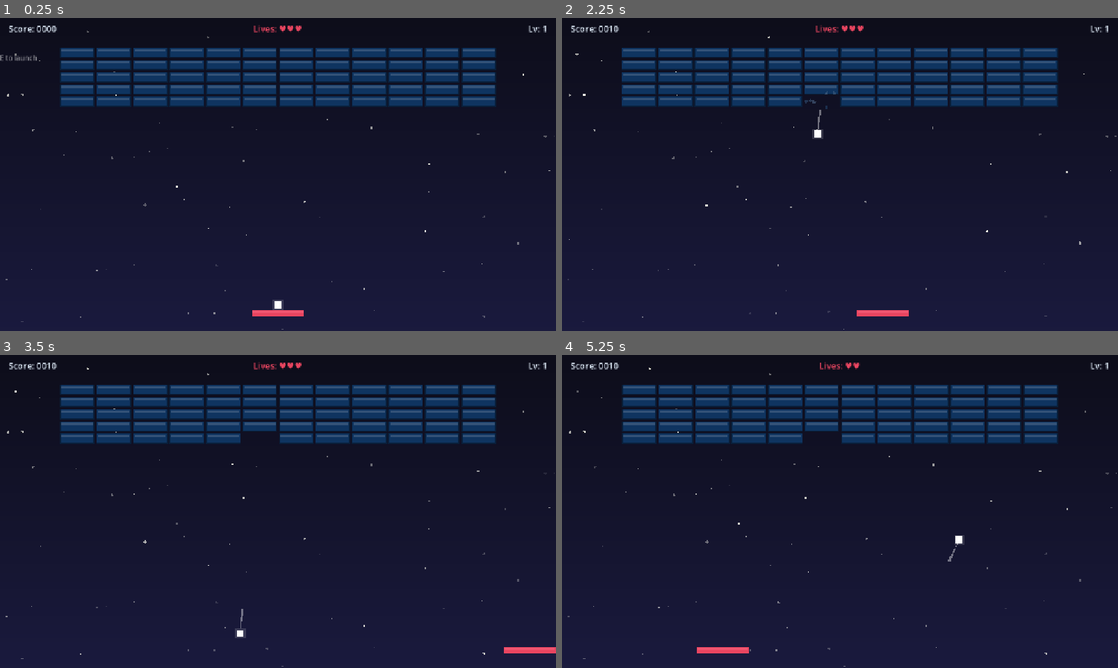
Above: before the commit, frames 1-4 (two rows, left to right).
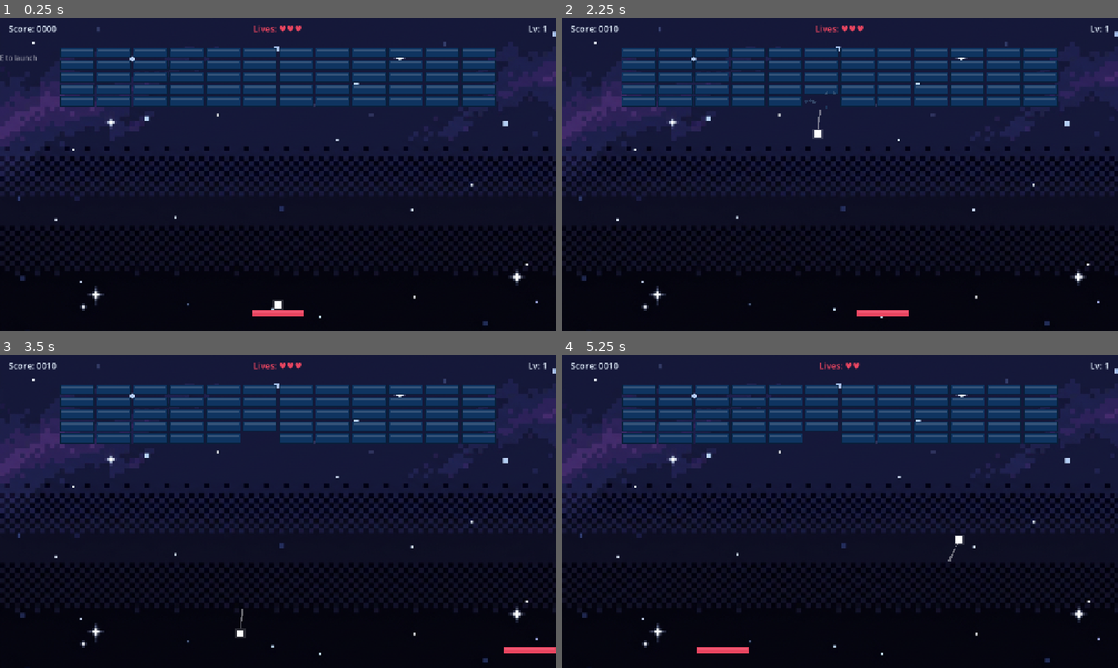
Above: after the commit, the same moments.

Repository: y645259175/GameStudio
Game: Godot game, scene res://scenes/main.tscn
Same seed, same stepped clock (60 frames per second), same inputs: the game is played once before the commit and once after it.
Inputs:
- Up to frame 1 (0.25 s): no input
- Up to frame 2 (2.25 s): tap Space (launch_ball) at 0.5, 1.35 s; hold D (move_right) 0.53-1.28 s; hold Space (launch_ball) 0.53-1.28 s; hold A (move_left) 1.28-2.03 s; hold D (move_right) from 2.03 s (still down); hold Space (launch_ball) from 2.03 s (still down)
- Up to frame 3 (3.5 s): keep holding D (move_right); release Space (launch_ball) at 2.78 s; tap Space (launch_ball) at 2.85 s
- Up to frame 4 (5.25 s): release D (move_right) at 3.53 s; hold Space (launch_ball) 3.53-4.28 s; hold A (move_left) from 3.53 s (still down); tap Space (launch_ball) at 4.35 s; hold Space (launch_ball) from 5.03 s (still down)

The runs differ from the first frame. In frame 1, 46% of the frame differs, in the area x 0-100%, y 0-100%; in frame 2, 46%; in frame 3, 46%; in frame 4, 46%.

Commit message:
[story] breakout: AI-generated pixel starfield background via timiai-image (gemini fallback)

Diff:
--- a/projects/breakout/game/scenes/main.tscn
+++ b/projects/breakout/game/scenes/main.tscn
@@ -9,6 +9,7 @@
 [ext_resource type="Script" path="res://scripts/screen_shake.gd" id="7"]
 [ext_resource type="Script" path="res://scripts/ball_trail.gd" id="8"]
 [ext_resource type="Script" path="res://scripts/brick_particles.gd" id="9"]
+[ext_resource type="Texture2D" path="res://assets/bg_starfield.png" id="10"]
 
 [sub_resource type="RectangleShape2D" id="RectangleShape2D_paddle"]
 size = Vector2(120, 16)
@@ -20,7 +21,13 @@
 position = Vector2(640, 360)
 script = ExtResource("7")
 
-[node name="Background" type="Node2D" parent="."]
+[node name="Background" type="TextureRect" parent="."]
+anchor_right = 1.0
+anchor_bottom = 1.0
+offset_right = 1280.0
+offset_bottom = 720.0
+texture = ExtResource("10")
+stretch_mode = 6
 script = ExtResource("6")
 
 [node name="BrickContainer" type="Node2D" parent="."]
--- a/projects/breakout/game/scripts/background.gd
+++ b/projects/breakout/game/scripts/background.gd
@@ -1,41 +1,10 @@
-extends Node2D
+extends TextureRect
 
-## 程序化星空背景
-
-var stars: Array[Dictionary] = []
-var time_elapsed: float = 0.0
-
+## 背景贴图（用 TimiAI 生成的像素风星空图）
+## 替换了之前的程序化绘制版本
 
 func _ready() -> void:
-	# 生成 80 颗随机星星
-	for i in 80:
-		stars.append({
-			"pos": Vector2(randf_range(0, 1280), randf_range(0, 720)),
-			"size": randf_range(1.0, 3.0),
-			"brightness": randf_range(0.3, 1.0),
-			"twinkle_speed": randf_range(1.0, 4.0),
-			"twinkle_offset": randf_range(0, TAU),
-		})
-
-
-func _process(delta: float) -> void:
-	time_elapsed += delta
-	queue_redraw()
-
-
-func _draw() -> void:
-	# 深蓝渐变背景
-	var top_color := Color("#0d0d1a")
-	var bottom_color := Color("#1a1a3e")
-	for y in 72:
-		var t := float(y) / 72.0
-		var c := top_color.lerp(bottom_color, t)
-		draw_rect(Rect2(0, y * 10, 1280, 10), c)
-
-	# 星星
-	for star in stars:
-		var twinkle := (sin(time_elapsed * star["twinkle_speed"] + star["twinkle_offset"]) + 1.0) / 2.0
-		var alpha: float = star["brightness"] * lerpf(0.3, 1.0, twinkle)
-		var color := Color(1.0, 1.0, 0.95, alpha)
-		var s: float = star["size"]
-		draw_circle(star["pos"], s, color)
+	# 拉伸到全屏
+	anchor_right = 1.0
+	anchor_bottom = 1.0
+	stretch_mode = TextureRect.STRETCH_KEEP_ASPECT_COVERED
Binary file added: projects/breakout/game/assets/bg_starfield.png
Not shown: 1 places in projects/breakout/game/scenes/main.tscn that only renumber resources
Not shown, added: projects/breakout/art/bg_prompt.txt
